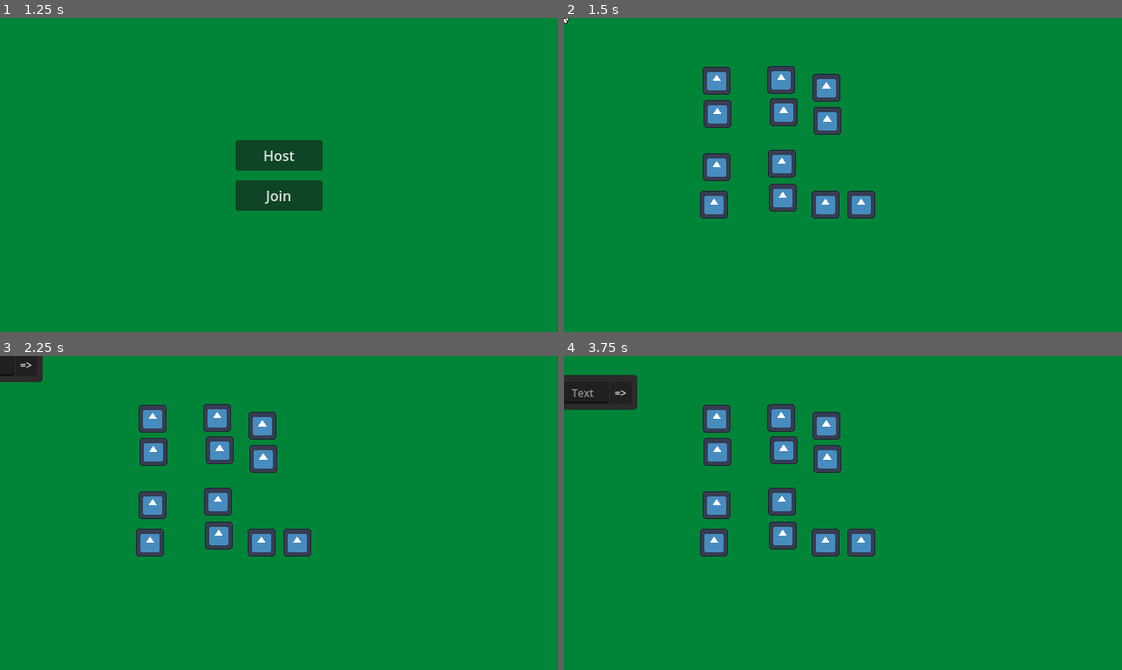
Above: before the commit, frames 1-4 (two rows, left to right).
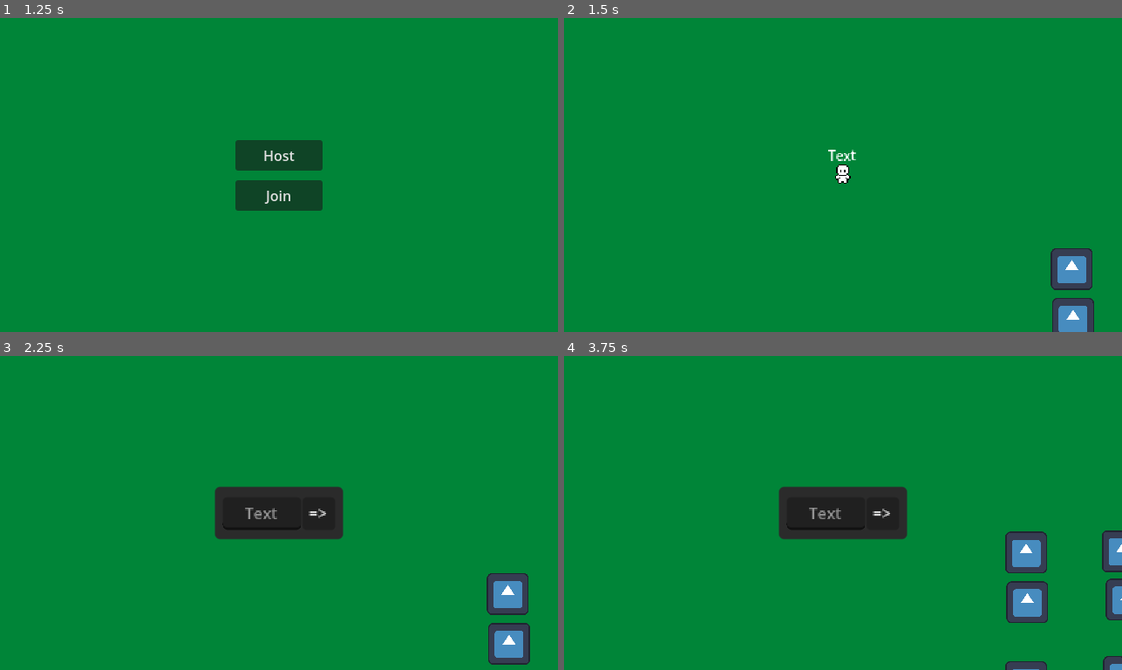
Above: after the commit, the same moments.

Repository: connorhedgehog/WF2D
Game: Godot game, scene res://Scenes/mp_menu.tscn
The game is run twice, just before and just after one commit, with the same random seed, the same clock (stepped at 60 frames per second) and the same inputs. The engine's default icon, where the game draws it, is replaced by a stand-in: a white triangle on a blue panel in a dark square.
Inputs:
- Up to frame 1 (1.25 s): tap Enter at 0.5 s; hold D (right) from 0.53 s (still down); tap E (e) at 0.6 s
- Up to frame 2 (1.5 s): release D (right) at 1.25 s; click "Host" at 1.25 s
- Up to frame 3 (2.25 s): tap Space at 2 s; hold S (down) from 2.03 s (still down); tap E (e) at 2.1 s
- Up to frame 4 (3.75 s): release S (down) at 2.78 s; hold D (right) 2.78-3.53 s; hold Shift (sprint) 2.78-3.53 s; tap E (e) at 3.05, 3.6 s; hold W (up) from 3.53 s (still down)

Frame 1 is identical in both runs. In frame 2, 7.3% of the frame differs, in the area x 0-95%, y 0-100%; in frame 3, 11%; in frame 4, 13%, in the area x 0-100%, y 5-100%.

Commit message:
Individual following cameras for each player

Diff:
--- a/Scenes/player.tscn
+++ b/Scenes/player.tscn
@@ -225,5 +225,9 @@
 vertical_alignment = 1
 clip_text = true
 
+[node name="Camera" type="Camera2D" parent="."]
+zoom = Vector2(1.5, 1.5)
+process_callback = 0
+
 [node name="TestGui" parent="." instance=ExtResource("3_3lf4h")]
 visible = false
--- a/Scripts/player.gd
+++ b/Scripts/player.gd
@@ -1,5 +1,6 @@
 extends CharacterBody2D
 
+@onready var camera: Camera2D = $Camera
 @onready var test_gui: Control = $TestGui
 
 var speed = 50
@@ -8,6 +9,10 @@
 
 func _enter_tree():
 	set_multiplayer_authority(name.to_int())
+
+func _ready() -> void:
+	if is_multiplayer_authority():
+		$Camera.make_current()
 
 func _physics_process(_delta):
 	if is_multiplayer_authority():
